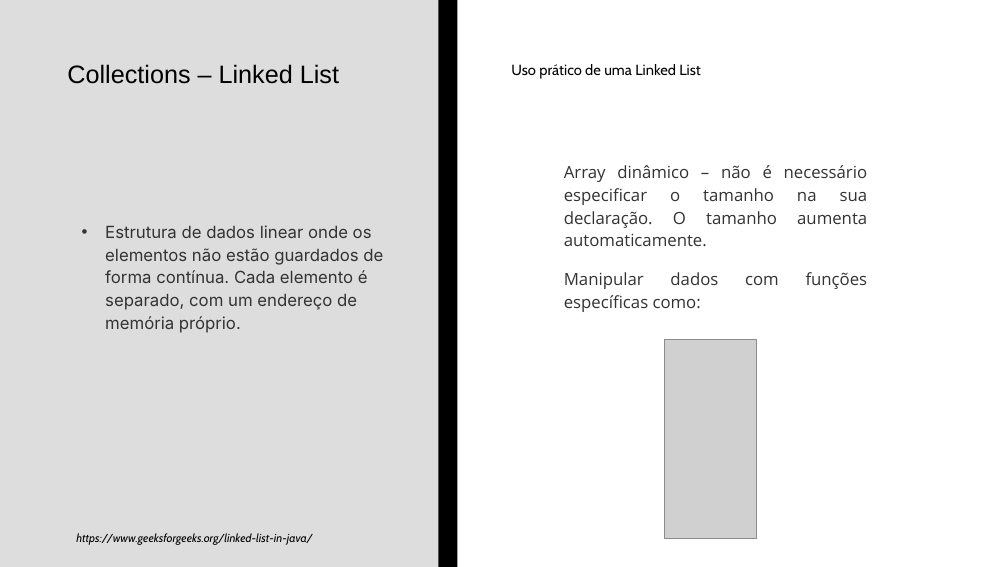
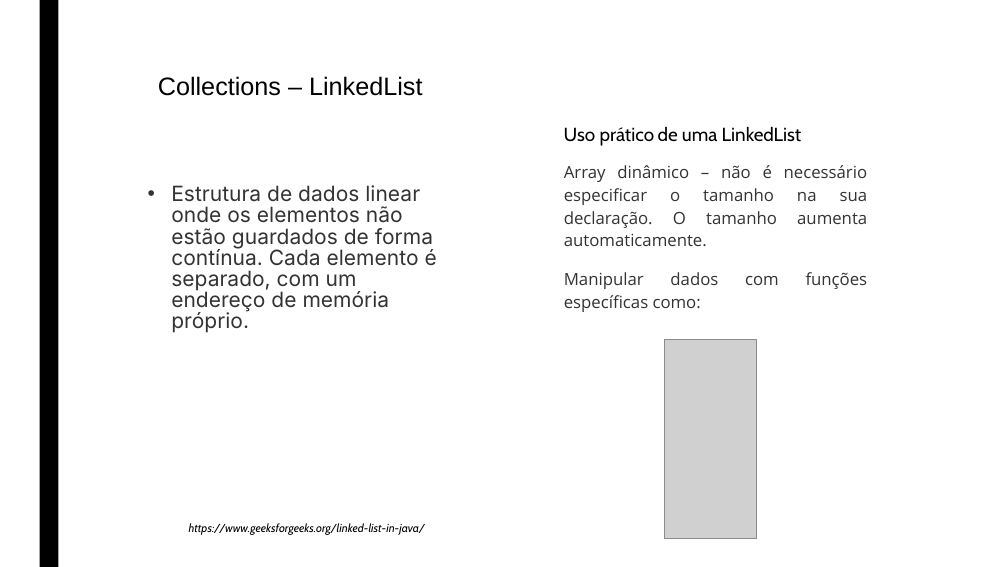
Before and after one commit to wlgomes/upskill-nov22, a slide deck: slide 9 of UPSKILL - AutoestudoS1_valentimgomes.pptx. Drawn at 1008x567 pixels with LibreOffice and Linux fonts; fonts in the diff are those of the drawing; grey boxes stand for pictures. Boxes give left, top, right and bottom in pixels: in the first picture for what was removed or moved away, otherwise in the second. Text is boxed around its words. In the diff, an @@ line names an element or a change of style, - is before the commit and + after.

```diff
--- a/UPSKILL - AutoestudoS1_valentimgomes.pptx
+++ b/UPSKILL - AutoestudoS1_valentimgomes.pptx
@@ rectangle removed at (0, 0, 439, 567) @@
@@ rectangle: place and size @@
-rectangle at (439, 0, 457, 567)
+rectangle at (39, 0, 58, 567)
@@ title at (158, 76, 422, 96): spaces changed @@
-Collections – Linked List
+Collections – LinkedList
@@ text at (564, 126, 802, 146): text changed; size 14 to 18 pt @@
-Uso prático de uma Linked List
+Uso prático de uma LinkedList
@@ text "Estrutura de dados linear onde ...": place and size @@
-text "Estrutura de dados linear onde ..." at (105, 225, 383, 333)
+text "Estrutura de dados linear onde ..." at (171, 185, 437, 333)
@@ text "Estrutura de dados linear onde ..." at (171, 185, 437, 333): size 16 to 20 pt; line spacing 1.13 to 0.84; less space between paragraphs @@
@@ text "https://www.geeksforgeeks.org/linked-list-in-java/": place and size @@
-text "https://www.geeksforgeeks.org/linked-list-in-java/" at (76, 533, 312, 545)
+text "https://www.geeksforgeeks.org/linked-list-in-java/" at (189, 523, 425, 535)
```
Also in this commit, not shown: 5 other slides changed, 21 other files.
